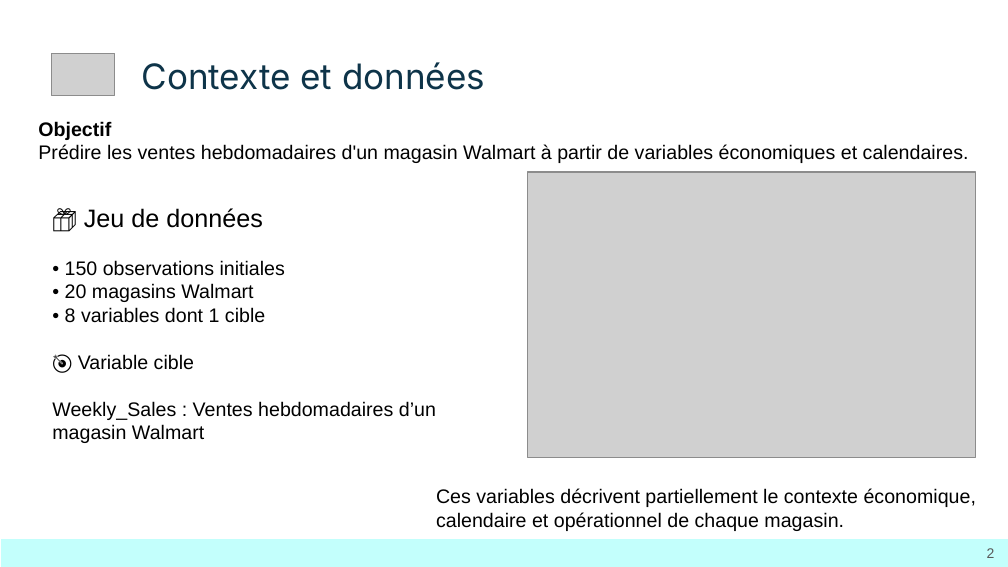
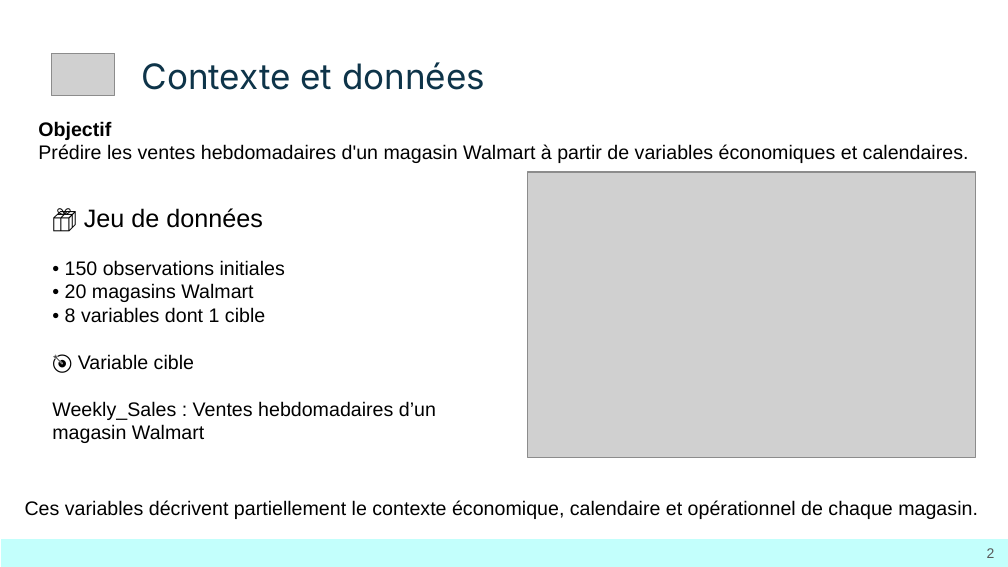
Before and after one commit to mathiascolson/Bloc-3_Walmart, a slide deck: slide 2 of Bloc3_walmart.pptx. Drawn at 1008x567 pixels with LibreOffice and Linux fonts; fonts in the diff are those of the drawing; grey boxes stand for pictures. Boxes give left, top, right and bottom in pixels: in the first picture for what was removed or moved away, otherwise in the second. Text is boxed around its words. In the diff, an @@ line names an element or a change of style, - is before the commit and + after.

```diff
--- a/Bloc3_walmart.pptx
+++ b/Bloc3_walmart.pptx
@@ text "Ces variables décrivent partiellement le ..." rewrapped from <box>436,488,976,531</box> to <box>25,500,978,519</box> @@
```
Also in this commit, not shown: 1 other slide changed, 1 other file.
